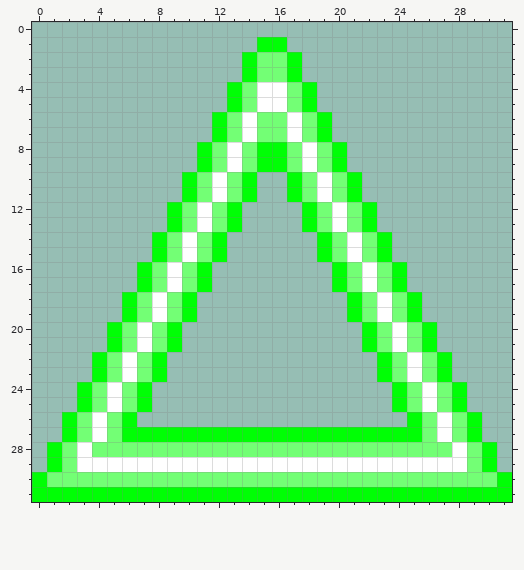
Pixel-art sprite: assets/images/triangleplayer.png. Above is the file before it was changed.
The file is 64x64 pixels, drawn in blocks of 2x2; one block is one cell here.
Now the later version:
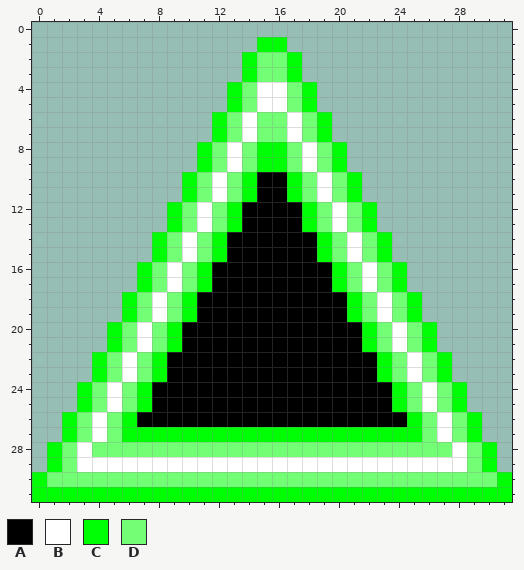
Palette (. is transparent): A #000000  B #ffffff  C #00ff05  D #73ff75
The edit:
{"y":10,"x":15,"old":"..","new":"AA"}
{"y":11,"x":15,"old":"..","new":"AA"}
{"y":12,"x":14,"old":"....","new":"AAAA"}
{"y":13,"x":14,"old":"....","new":"AAAA"}
{"y":14,"x":13,"old":"......","new":"AAAAAA"}
{"y":15,"x":13,"old":"......","new":"AAAAAA"}
{"y":16,"x":12,"old":"........","new":"AAAAAAAA"}
{"y":17,"x":12,"old":"........","new":"AAAAAAAA"}
{"y":18,"x":11,"old":"..........","new":"AAAAAAAAAA"}
{"y":19,"x":11,"old":"..........","new":"AAAAAAAAAA"}
{"y":20,"x":10,"old":"............","new":"AAAAAAAAAAAA"}
{"y":21,"x":10,"old":"............","new":"AAAAAAAAAAAA"}
{"y":22,"x":9,"old":"..............","new":"AAAAAAAAAAAAAA"}
{"y":23,"x":9,"old":"..............","new":"AAAAAAAAAAAAAA"}
{"y":24,"x":8,"old":"................","new":"AAAAAAAAAAAAAAAA"}
{"y":25,"x":8,"old":"................","new":"AAAAAAAAAAAAAAAA"}
{"y":26,"x":7,"old":"..................","new":"AAAAAAAAAAAAAAAAAA"}
{"label":"added","picture_box":[137,172,407,427]}
